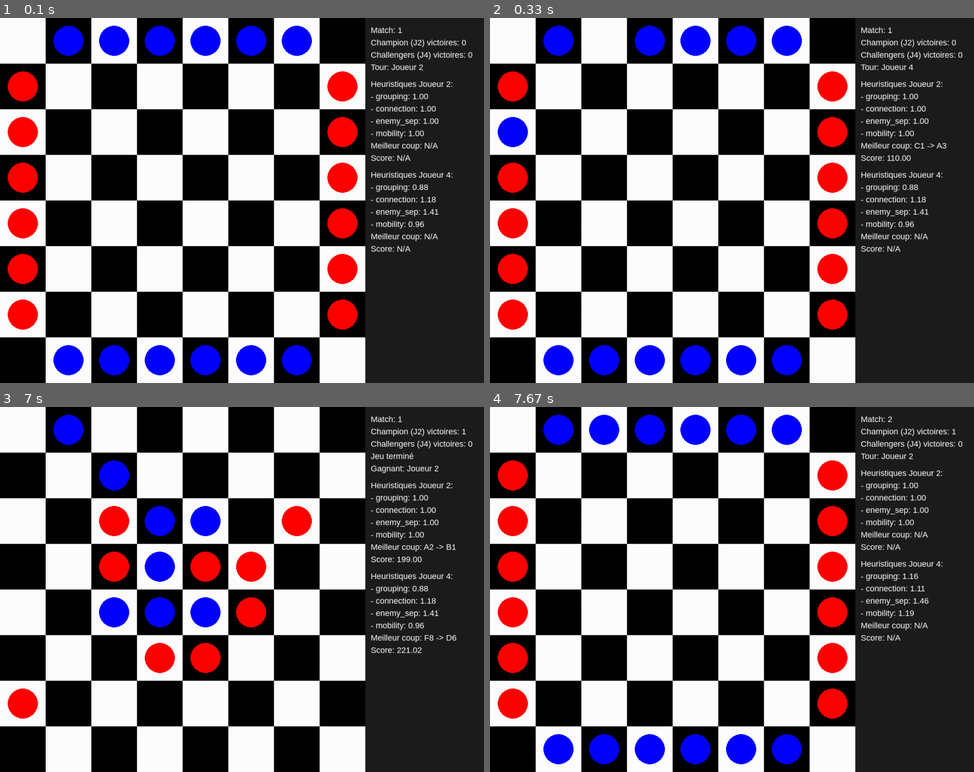
Above: before the commit, frames 1-4 (two rows, left to right).
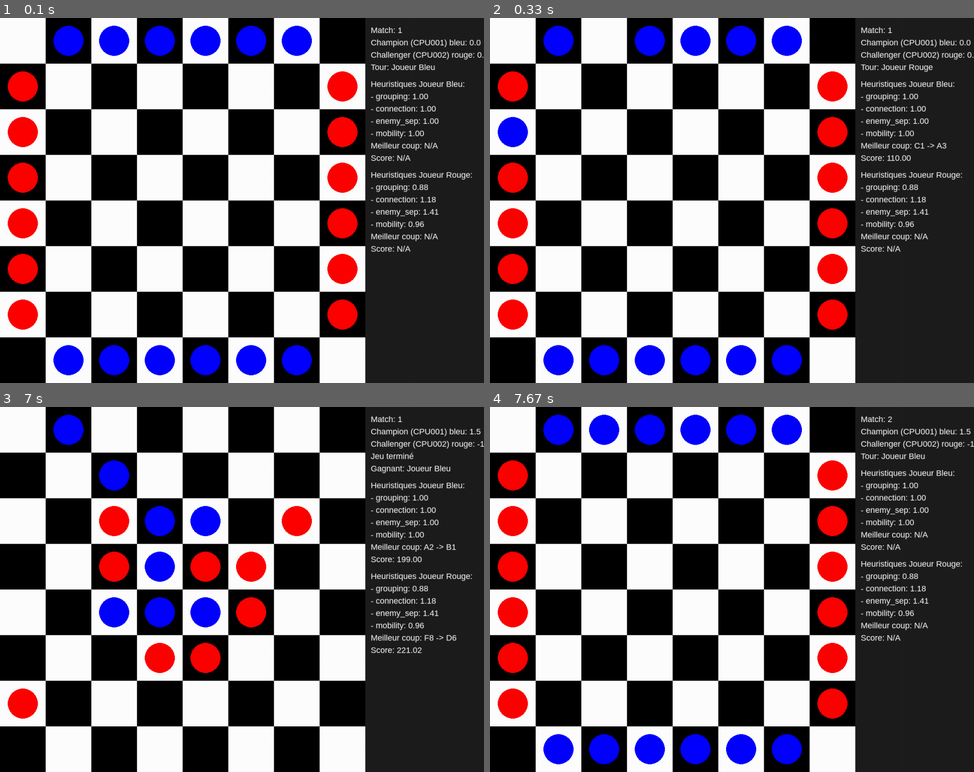
Above: after the commit, the same moments.

Repository: sidramon/LOA-ML
Game: pygame game, started from src/preview_pygame.py
Same seed, same stepped clock (60 frames per second), same inputs: the game is played once before the commit and once after it.
Inputs:
- Up to frame 1 (0.1 s): no input
- Up to frame 2 (0.33 s): no input
- Up to frame 3 (7 s): no input
- Up to frame 4 (7.67 s): no input

The runs differ from the first frame. In frame 1, 0.4% of the frame differs, in the area x 84-100%, y 5-45%; in frame 2, 0.4%; in frame 3, 0.4%; in frame 4, 0.5%, in the area x 84-100%, y 5-58%.

Commit message:
Add champion tracking and scoring visuals for CPU duels

Diff:
--- a/src/preview_pygame.py
+++ b/src/preview_pygame.py
@@ -1,3 +1,6 @@
+import itertools
+
+import matplotlib.pyplot as plt
 import pygame
 from board import Board
 from cpu import CPUPlayer
@@ -18,8 +21,8 @@
 WHITE = (255, 255, 255)
 BLACK = (0, 0, 0)
 SIDEBAR_BG = (30, 30, 30)
-PLAYER2_COLOR = (0, 0, 255)  # Blue for player 2
-PLAYER4_COLOR = (255, 0, 0)  # Red for player 4
+PLAYER2_COLOR = (0, 0, 255)  # Bleu (joueur 2)
+PLAYER4_COLOR = (255, 0, 0)  # Rouge (joueur 4)
 
 
 def draw_board(screen, board):
@@ -53,8 +56,10 @@
     game_over,
     font,
     match_index,
-    champion_wins,
-    challenger_wins,
+    champion_score,
+    challenger_score,
+    champion_name,
+    challenger_name,
 ):
     sidebar_rect = pygame.Rect(BOARD_PIXELS, 0, SIDEBAR_WIDTH, SCREEN_HEIGHT)
     pygame.draw.rect(screen, SIDEBAR_BG, sidebar_rect)
@@ -66,20 +71,27 @@
 
     y = 16
     y = blit_line(f"Match: {match_index}", y)
-    y = blit_line(f"Champion (J2) victoires: {champion_wins}", y)
-    y = blit_line(f"Challengers (J4) victoires: {challenger_wins}", y)
+    y = blit_line(f"Champion ({champion_name}) bleu: {champion_score:.1f}", y)
+    y = blit_line(f"Challenger ({challenger_name}) rouge: {challenger_score:.1f}", y)
 
     if game_over:
         winner = board.get_winner()
         status = "Jeu terminé"
-        winner_text = f"Gagnant: Joueur {winner}" if winner else "Match nul"
+        if winner == 2:
+            winner_text = "Gagnant: Joueur Bleu"
+        elif winner == 4:
+            winner_text = "Gagnant: Joueur Rouge"
+        else:
+            winner_text = "Match nul"
         y = blit_line(status, y)
         y = blit_line(winner_text, y)
     else:
-        y = blit_line(f"Tour: Joueur {current_player}", y)
+        player_label = "Joueur Bleu" if current_player == 2 else "Joueur Rouge"
+        y = blit_line(f"Tour: {player_label}", y)
 
     def render_cpu_info(cpu, y_offset):
-        y_cursor = blit_line(f"Heuristiques Joueur {cpu.player}:", y_offset + 10)
+        label = "Bleu" if cpu.player == 2 else "Rouge"
+        y_cursor = blit_line(f"Heuristiques Joueur {label}:", y_offset + 10)
         for key in ["grouping", "connection", "enemy_sep", "mobility"]:
             val = cpu.weights.get(key, 0)
             y_cursor = blit_line(f"- {key}: {val:.2f}", y_cursor)
@@ -103,6 +115,13 @@
     clock = pygame.time.Clock()
     font = pygame.font.SysFont("arial", 18)
 
+    plt.ion()
+    fig, ax = plt.subplots()
+    ax.set_xlabel("Duel")
+    ax.set_ylabel("Score du champion")
+    ax.set_title("Performance du meilleur CPU")
+    fig.canvas.manager.set_window_title("Evolution du meilleur CPU")
+
     best_weights = {
         "grouping": 1.0,
         "connection": 1.0,
@@ -110,6 +129,13 @@
         "mobility": 1.0,
     }
 
+    def next_cpu_name(counter):
+        return f"CPU{counter:03d}"
+
+    cpu_counter = itertools.count(1)
+    champion_name = next_cpu_name(next(cpu_counter))
+    challenger_name = next_cpu_name(next(cpu_counter))
+
     def new_match(champion_weights, challenger_weights):
         board = Board()  # Initialize the game board
         player2 = CPUPlayer(2, champion_weights)
@@ -120,8 +146,10 @@
     board, player2, player4 = new_match(best_weights, challenger_weights)
 
     match_index = 1
-    champion_wins = 0
-    challenger_wins = 0
+    duel_scores = {2: 0.0, 4: 0.0}
+    duel_games_played = 0
+
+    champion_history = []
 
     current_player = 2
     last_move_time = 0
@@ -145,7 +173,6 @@
             if restart_at is None:
                 restart_at = now + RESTART_DELAY_MS
             elif now >= restart_at:
-                challenger_weights = perturb(best_weights, PERTURBATION_SIGMA)
                 board, player2, player4 = new_match(best_weights, challenger_weights)
                 current_player = 2
                 match_index += 1
@@ -167,11 +194,46 @@
 
             if game_over:
                 winner = board.get_winner()
+
                 if winner == 2:
-                    champion_wins += 1
+                    duel_scores[2] += 1.5
+                    duel_scores[4] -= 1
                 elif winner == 4:
-                    challenger_wins += 1
-                    best_weights = challenger_weights
+                    duel_scores[4] += 1
+                    duel_scores[2] -= 1
+
+                duel_games_played += 1
+
+                if duel_games_played >= 2:
+                    champion_score = duel_scores[2]
+                    challenger_score = duel_scores[4]
+                    champion_keeps_title = champion_score >= challenger_score
+
+                    if champion_keeps_title:
+                        champion_history.append((match_index, champion_score, champion_name))
+                    else:
+                        best_weights = challenger_weights
+                        champion_name = challenger_name
+                        champion_history.append((match_index, challenger_score, champion_name))
+                        challenger_name = next_cpu_name(next(cpu_counter))
+
+                    challenger_weights = perturb(best_weights, PERTURBATION_SIGMA)
+                    duel_scores = {2: 0.0, 4: 0.0}
+                    duel_games_played = 0
+
+                    ax.clear()
+                    ax.set_xlabel("Duel")
+                    ax.set_ylabel("Score du champion")
+                    ax.set_title(f"Performance du meilleur CPU ({champion_name})")
+                    if champion_history:
+                        xs = [d[0] for d in champion_history]
+                        ys = [d[1] for d in champion_history]
+                        ax.plot(xs, ys, marker="o")
+                        for x, y, name in champion_history:
+                            ax.annotate(name, (x, y))
+                    fig.canvas.draw()
+                    fig.canvas.flush_events()
+
                 restart_at = now + RESTART_DELAY_MS
 
             last_move_time = now
@@ -187,8 +249,10 @@
             game_over,
             font,
             match_index,
-            champion_wins,
-            challenger_wins,
+            duel_scores[2],
+            duel_scores[4],
+            champion_name,
+            challenger_name,
         )
         pygame.display.flip()
         clock.tick(FPS)
Not shown, changed: requirements.txt
